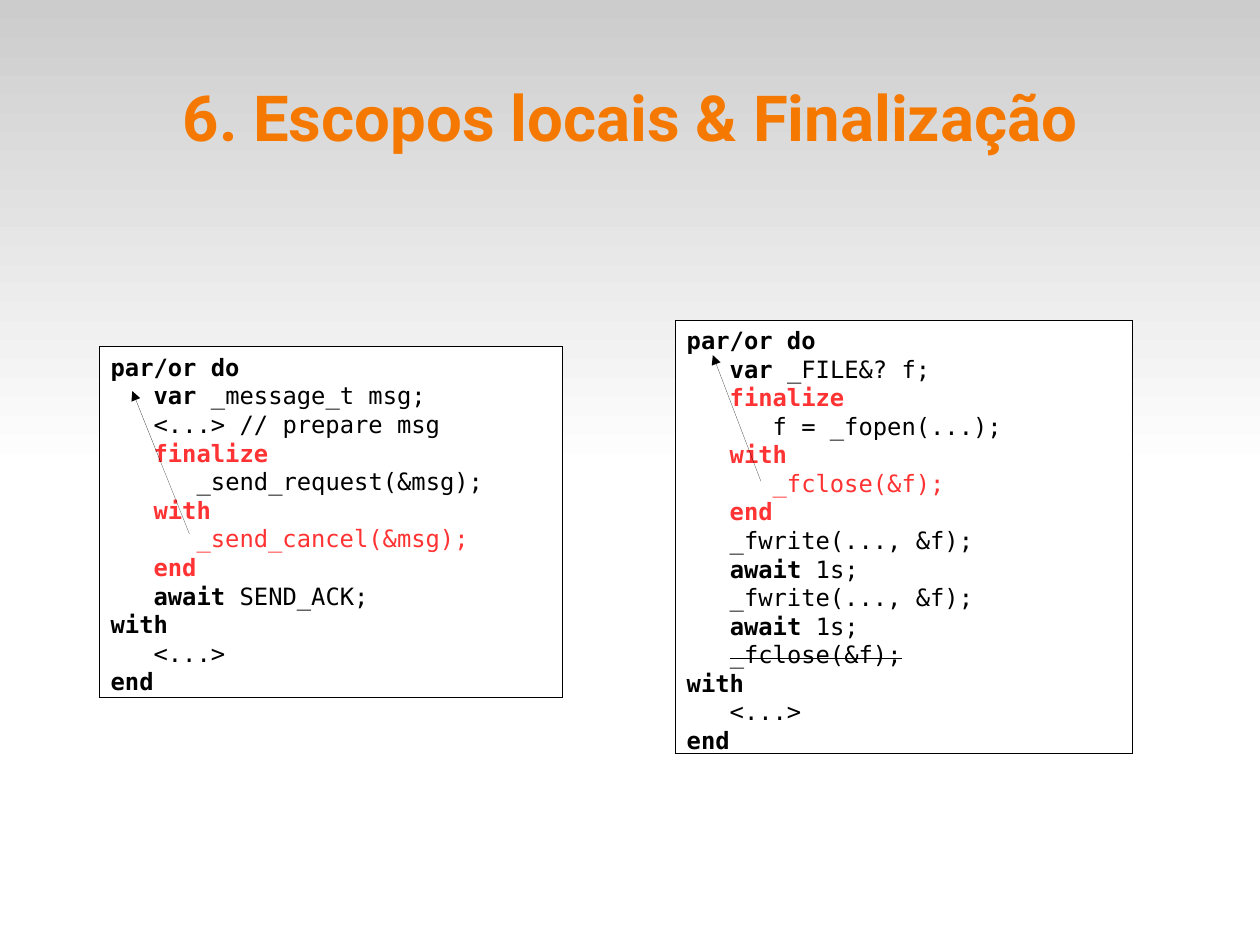
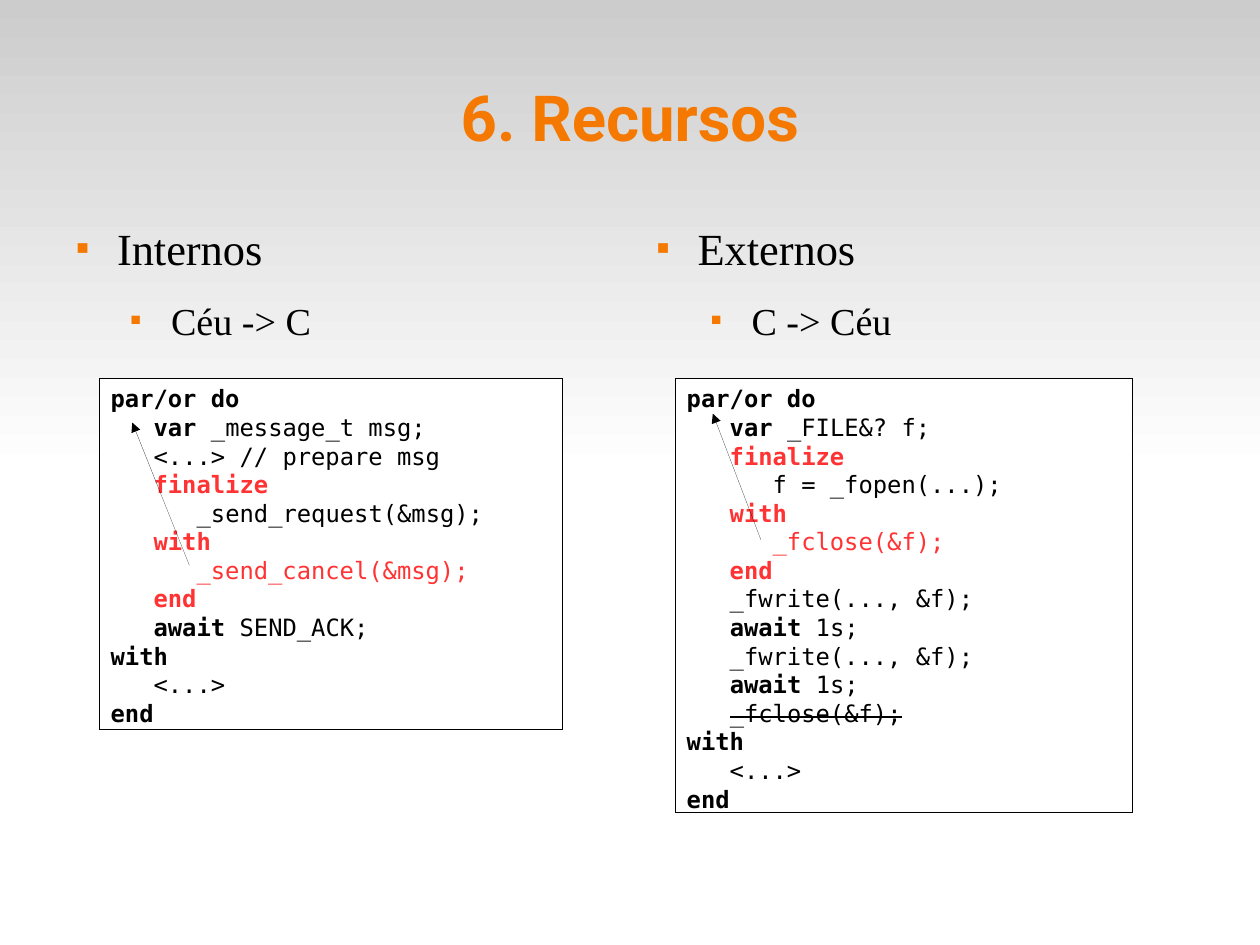
Before and after one commit to fsantanna-uerj/reativos, a slide deck: slide 15 of slides/06_ceu.odp. Drawn at 1260x945 pixels with LibreOffice and Linux fonts; fonts in the diff are those of the drawing. Boxes give left, top, right and bottom in pixels: in the first picture for what was removed or moved away, otherwise in the second. Text is boxed around its words. In the diff, an @@ line names an element or a change of style, - is before the commit and + after.

```diff
--- a/slides/06_ceu.odp
+++ b/slides/06_ceu.odp
@@ title at [461, 95, 799, 142]: text changed @@
-6. Escopos locais & Finalização
+6. Recursos
@@ text added at [117, 236, 311, 336], 28 pt, text #000000 @@
+■ Internos
+  ■ Céu -> C
@@ text added at [698, 236, 891, 336], 28 pt, text #000000 @@
+■ Externos
+  ■ C -> Céu
@@ rectangle "par/or do": place and size @@
-rectangle "par/or do" at [99, 348, 563, 699]
+rectangle "par/or do" at [99, 378, 563, 729]
@@ rectangle "par/or do": place and size @@
-rectangle "par/or do" at [676, 320, 1133, 753]
+rectangle "par/or do" at [676, 378, 1133, 812]
@@ arrow moved from (761, 481) - (713, 356) to (761, 540) - (713, 414) @@
@@ arrow moved from (190, 534) - (133, 391) to (190, 566) - (133, 423) @@
```
Also in this commit, not shown: 2 other slides changed, 3 other files.
